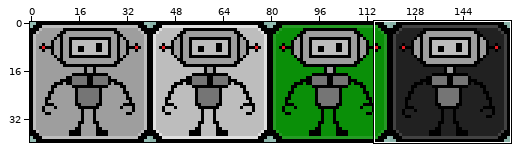
File history of a sprite sheet, images/buttons/bot.png. The first picture is a wide view before the edit; the outline marks the close-up.
Close-up. The starting point:
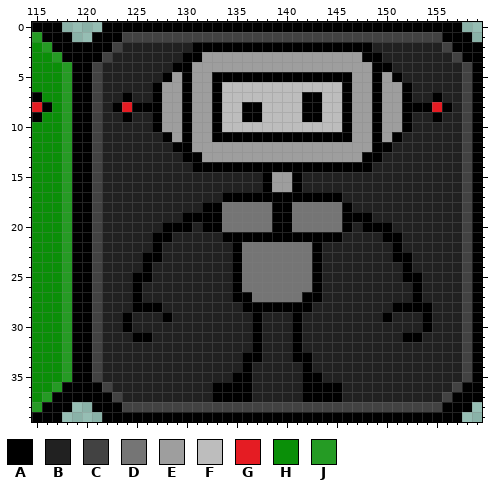
The file is 160x40 pixels. Shown: x 115..159, y 0..39. The commit also changed other parts of the picture, which this record leaves out.
Palette (. is transparent): A #000000  B #212121  C #424242  D #757575  E #9e9e9e  F #bdbdbd  G #e51c23  H #0a8f08  J #259b24
After the commit:
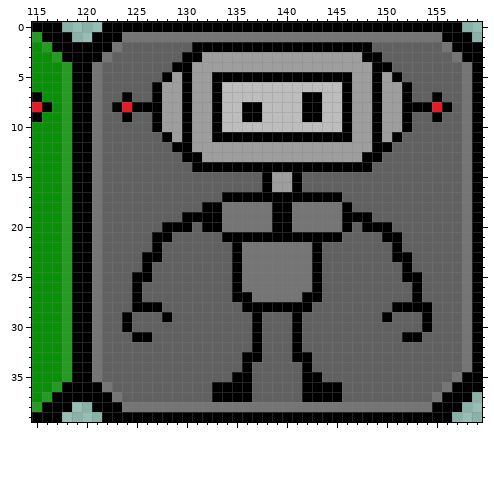
From old to new:
colour B: #212121 -> #616161
y 1: x 124..155 CCCCCCCCCCCCCCCCCCCCCCCCCCCCCCCC -> DDDDDDDDDDDDDDDDDDDDDDDDDDDDDDDD
y 2: x 123 C -> D; x 156 C -> D
y 3: x 122 C -> D; x 157 C -> D
y 4..34: x 121 C -> D; x 158 C -> D
y 35: x 121 C -> D; x 157..158 BC -> DA
y 36: x 122 C -> D; x 156..157 BC -> DA
y 37: x 123 C -> D; x 155..156 BC -> DA; x 159 A -> .
y 38: x 124..155 CCCCCCCCCCCCCCCCCCCCCCCCCCCCCCCC -> DDDDDDDDDDDDDDDDDDDDDDDDDDDDDDDA; x 158 A -> .
y 39: x 157 A -> .
Boxes around the changes in both close-ups, in picture pixels (x1, y1, x2, y2):
changed: (92, 32, 482, 422)
